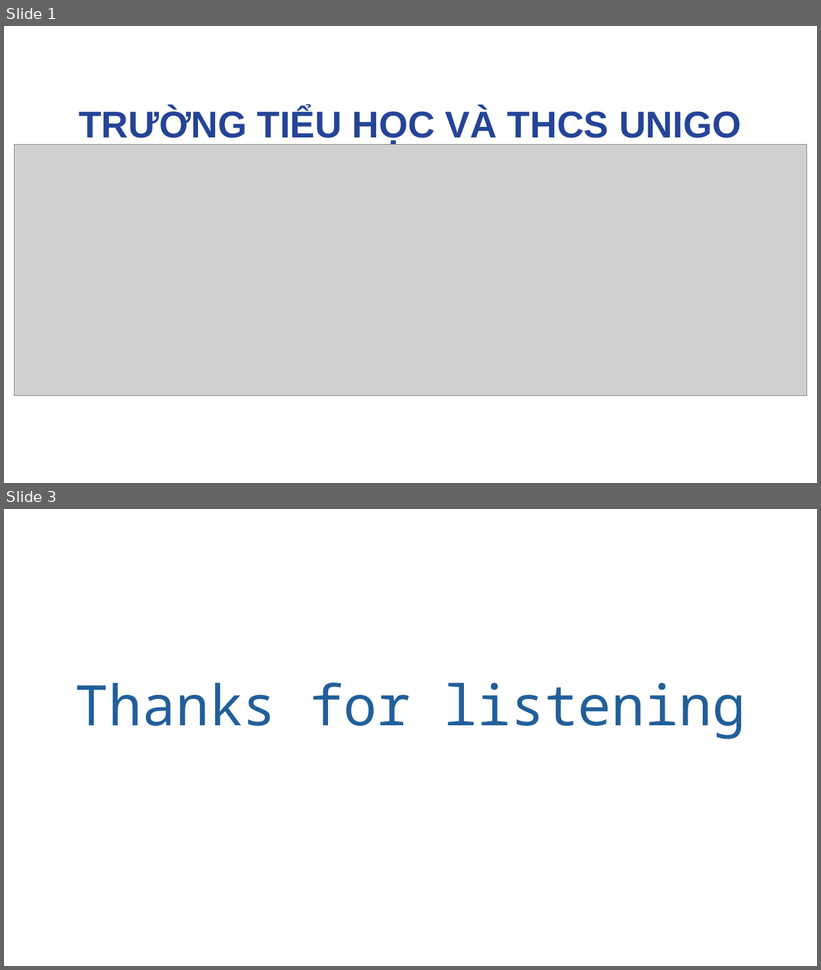
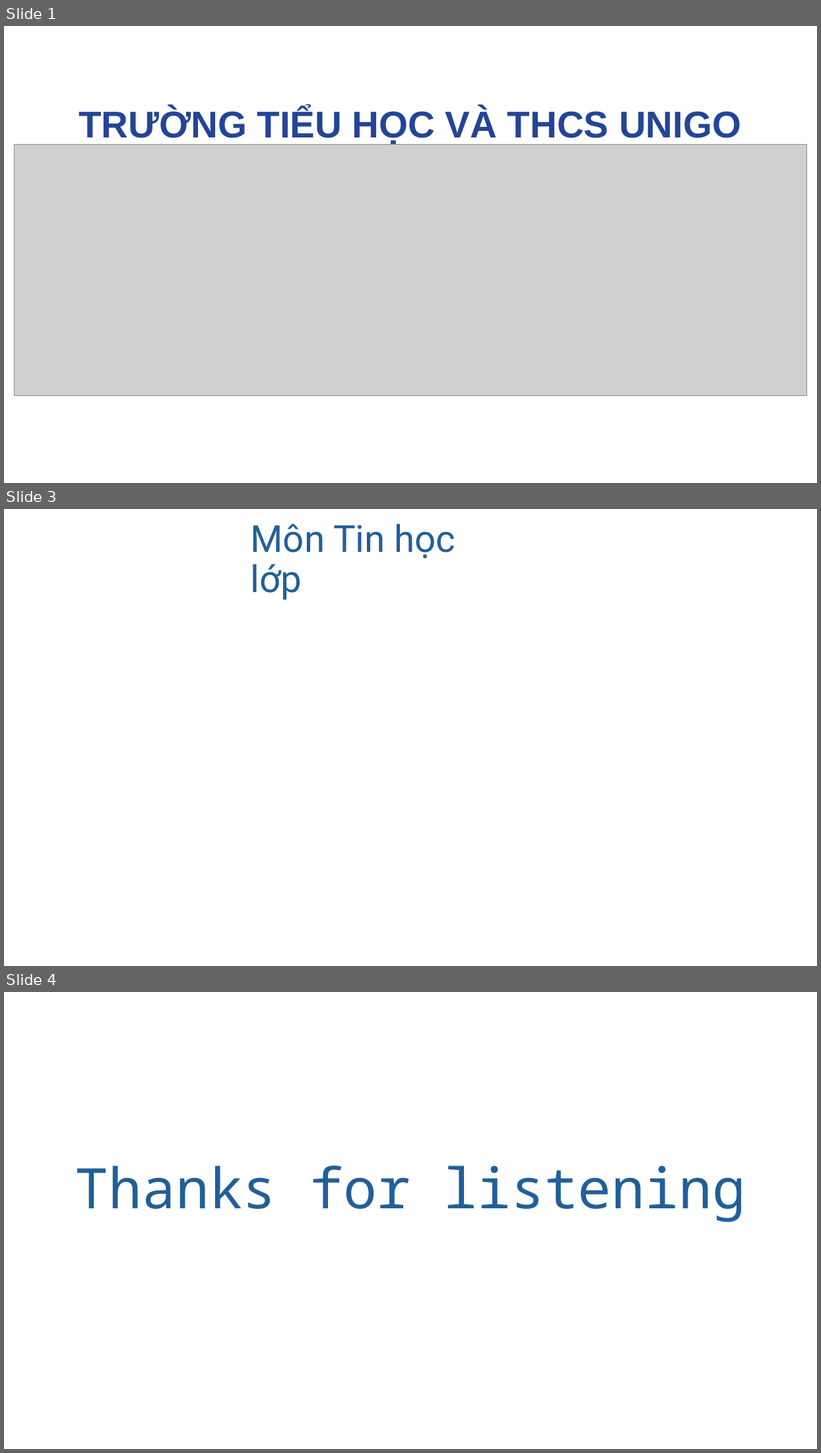
Before and after one commit to dinhnguyenhnue/UNIGO, a slide deck: Hệ thống mẫu văn bản/Mẫu slide UNIGO.pptx. Shown one above the other, each under a label of ours: slides 1 and 3 before the commit, slides 1, 3 and 4 after it; the slides between them are not shown. The pictures are 821x970 and 821x1453 pixels, drawn with LibreOffice and Linux fonts; fonts in the diff are those of the drawing; grey boxes stand for pictures; background and template pictures are left out. Boxes give left, top, right and bottom in pixels: in the first picture for what was removed or moved away, otherwise in the second. Text is boxed around its words. In the diff, an @@ line names an element or a change of style, - is before the commit and + after.

```diff
--- a/Hệ thống mẫu văn bản/Mẫu slide UNIGO.pptx
+++ b/Hệ thống mẫu văn bản/Mẫu slide UNIGO.pptx
@@ slide 3 added at [4,509,817,966], background #FFFFFF @@
@@ title added at [251,524,456,600], 44 pt, text #215F9A @@
+Môn Tin học lớp
@@ what was slide 3 is now slide 4 @@
```
Also in this commit, not shown: 1 slide changed, 9 other files.
